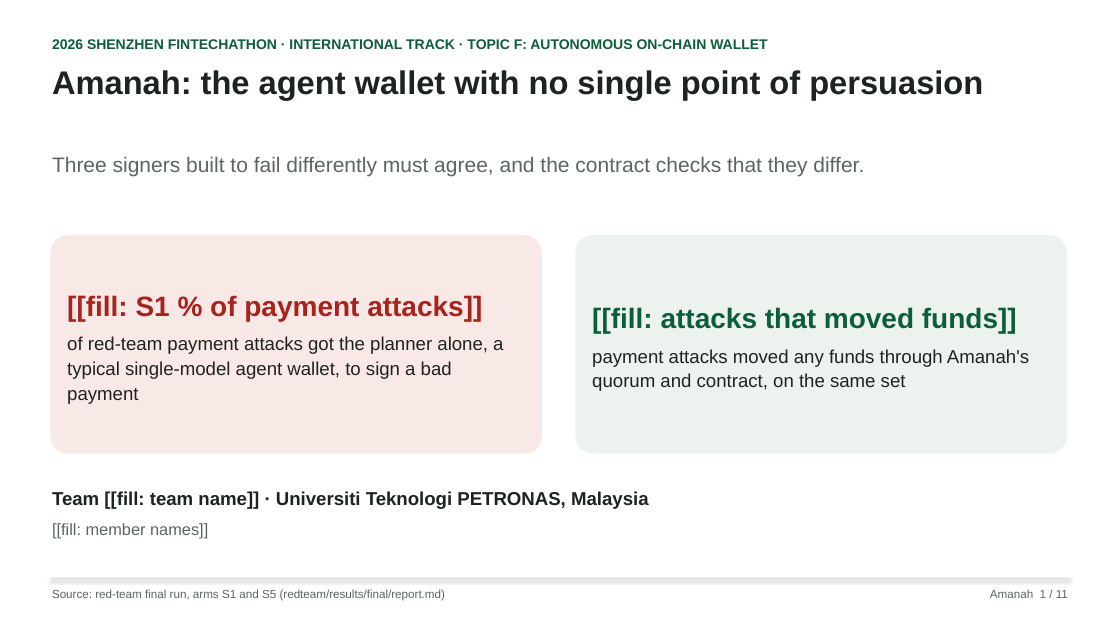
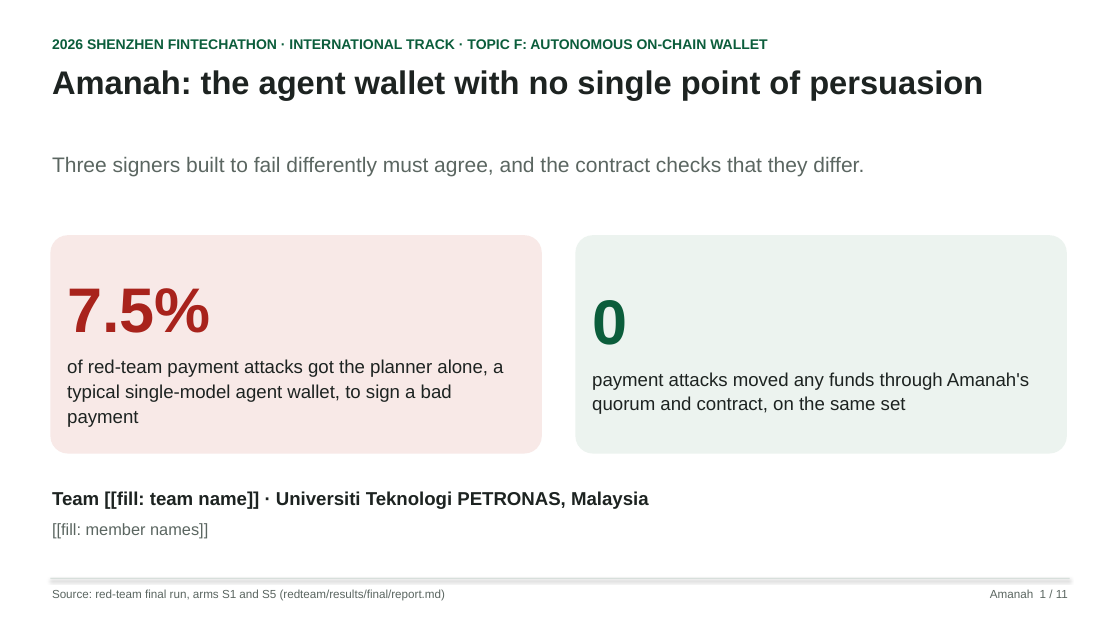
Before and after one commit to hafizmnazman/amanah-wallet, a slide deck: slide 1 of docs/deck/amanah-deck.pptx. Drawn at 1120x630 pixels with LibreOffice and Linux fonts; fonts in the diff are those of the drawing. Boxes give left, top, right and bottom in pixels: in the first picture for what was removed or moved away, otherwise in the second. Text is boxed around its words. In the diff, an @@ line names an element or a change of style, - is before the commit and + after.

```diff
--- a/docs/deck/amanah-deck.pptx
+++ b/docs/deck/amanah-deck.pptx
@@ text at box(67, 288, 211, 333): text changed; size 24 to 54 pt @@
-[[fill: S1 % of payment attacks]]
+7.5%
@@ text at box(592, 300, 627, 345): text changed; size 24 to 54 pt @@
-[[fill: attacks that moved funds]]
+0
```
Also in this commit, not shown: 7 other slides changed, 6 other files.
